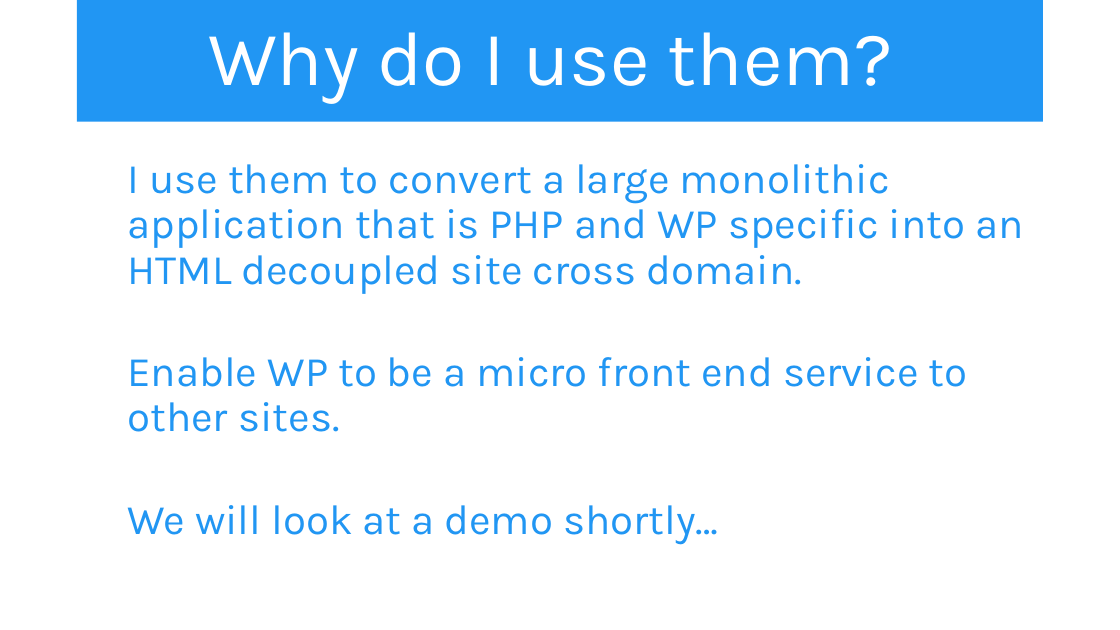
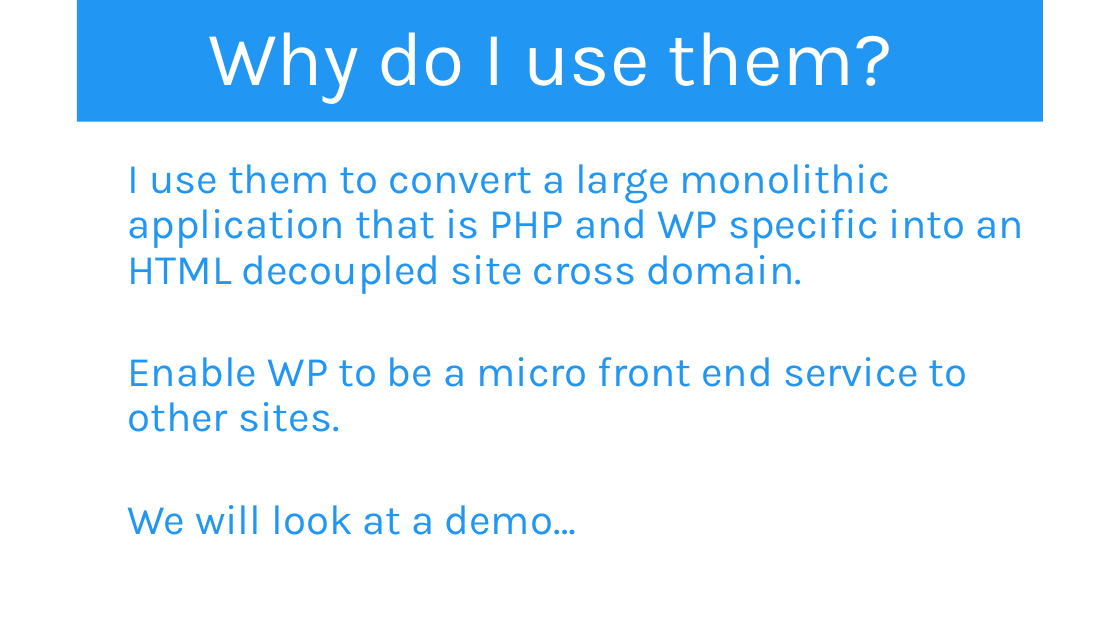
Before and after one commit to iwswordpress/WebComponents, a slide deck: slide 10 of Web-Components.pptx. Drawn at 1120x630 pixels with LibreOffice and Linux fonts; fonts in the diff are those of the drawing. Boxes give left, top, right and bottom in pixels: in the first picture for what was removed or moved away, otherwise in the second. Text is boxed around its words. In the diff, an @@ line names an element or a change of style, - is before the commit and + after.

```diff
--- a/Web-Components.pptx
+++ b/Web-Components.pptx
@@ text at [127,505,576,535]: text changed @@
-  We will look at a demo shortly…
+  We will look at a demo…
```
Also in this commit, not shown: 1 other slide changed, 3 other files.
